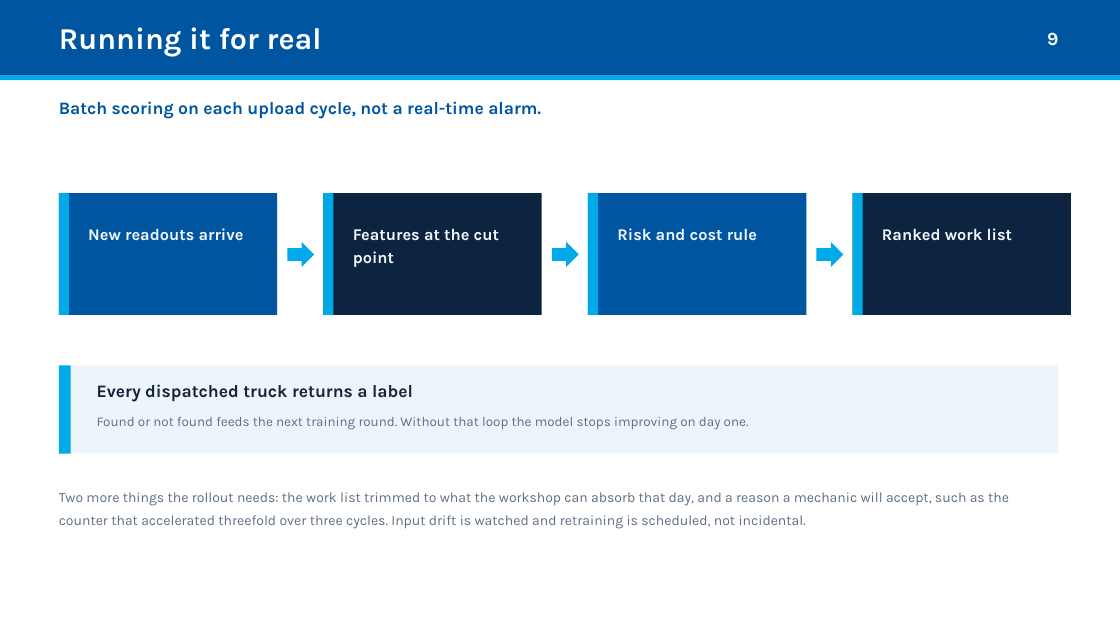
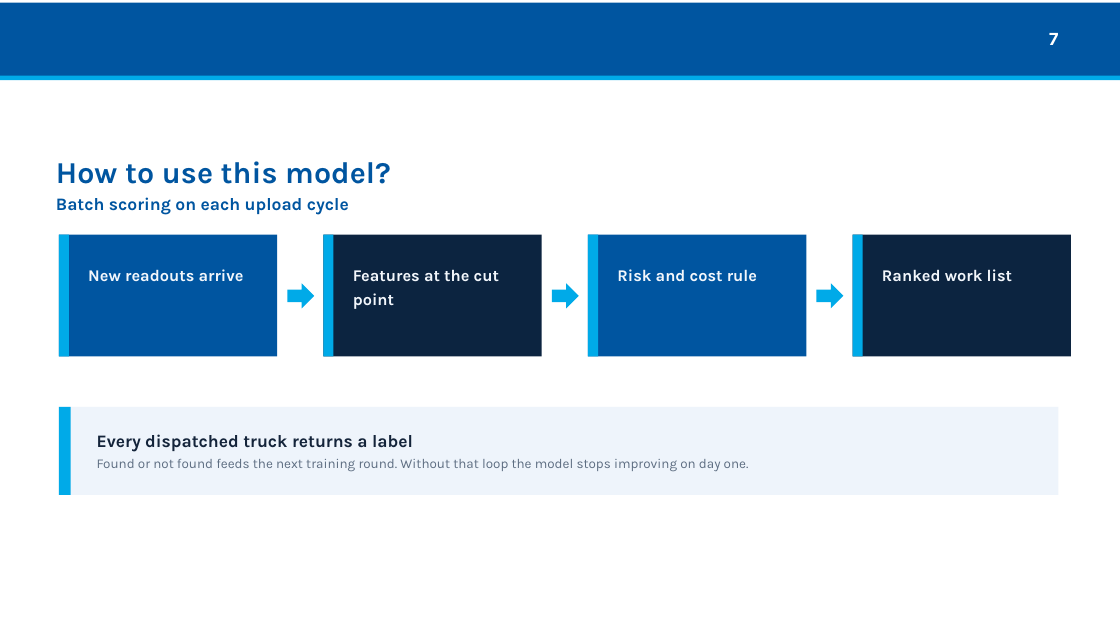
Before and after one commit to jiramethtmt/predictive-maintenance-time-series, a slide deck: slide 8 of docs/predictive-maintenance-tomastech.pptx (slide 9 before the commit). Drawn at 1120x630 pixels with LibreOffice and Linux fonts; fonts in the diff are those of the drawing. Boxes give left, top, right and bottom in pixels: in the first picture for what was removed or moved away, otherwise in the second. Text is boxed around its words. In the diff, an @@ line names an element or a change of style, - is before the commit and + after.

```diff
--- a/docs/predictive-maintenance-tomastech.pptx
+++ b/docs/predictive-maintenance-tomastech.pptx
@@ text removed at box(59, 27, 322, 57) @@
-Running it for real
@@ text at box(1049, 33, 1058, 45): text changed @@
-9
+7
@@ text added at box(56, 161, 391, 184), 26 pt, text #0055A0, bold @@
+How to use this model?
@@ text at box(56, 197, 349, 215): text changed @@
-Batch scoring on each upload cycle, not a real-time alarm.
+Batch scoring on each upload cycle
@@ 10 rectangles, 5 texts, 3 right arrows: place and size @@
-10 rectangles, 5 texts, 3 right arrows at box(59, 193, 1071, 454)
+10 rectangles, 5 texts, 3 right arrows at box(59, 234, 1071, 495)
@@ text "Every dispatched truck returns a ...": place and size @@
-text "Every dispatched truck returns a ..." at box(97, 384, 413, 402)
+text "Every dispatched truck returns a ..." at box(97, 434, 413, 452)
@@ text removed at box(59, 492, 1009, 529) @@
-Two more things the rollout needs: the work list trimmed to what the workshop can absorb that day, and a reason a mechanic will accept, such as the counter that accelerated threefold over three cycles. Input drift is watched and retraining is scheduled, not incidental.
```
Also in this commit, not shown: 7 other slides changed, 1 slide added, 3 slides removed, 3 other files.
